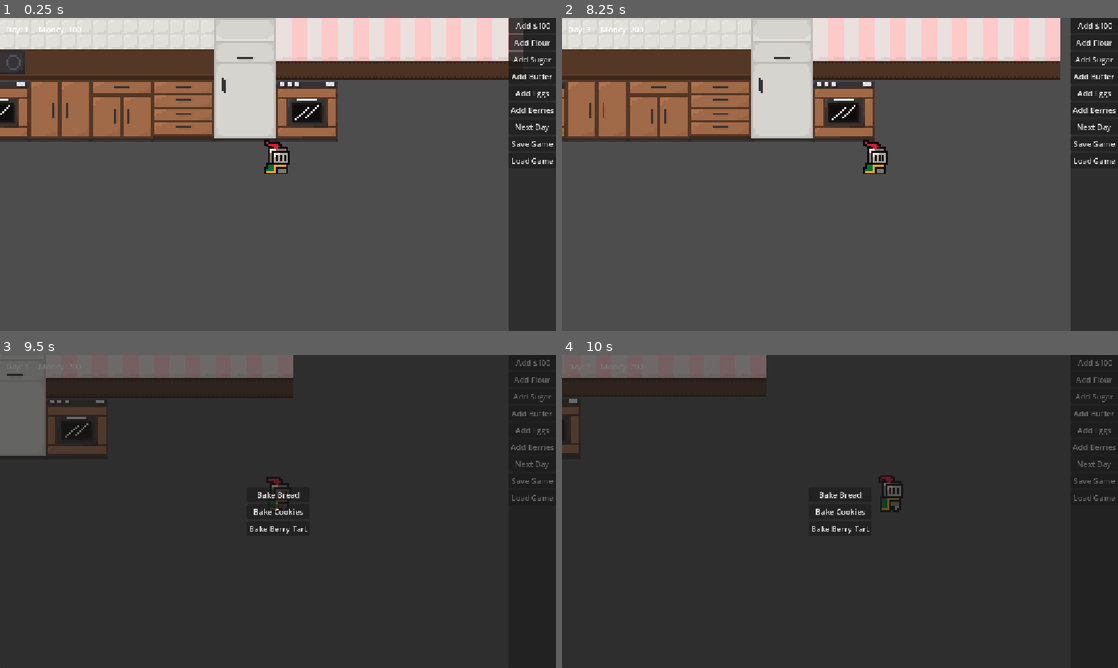
Above: before the commit, frames 1-4 (two rows, left to right).
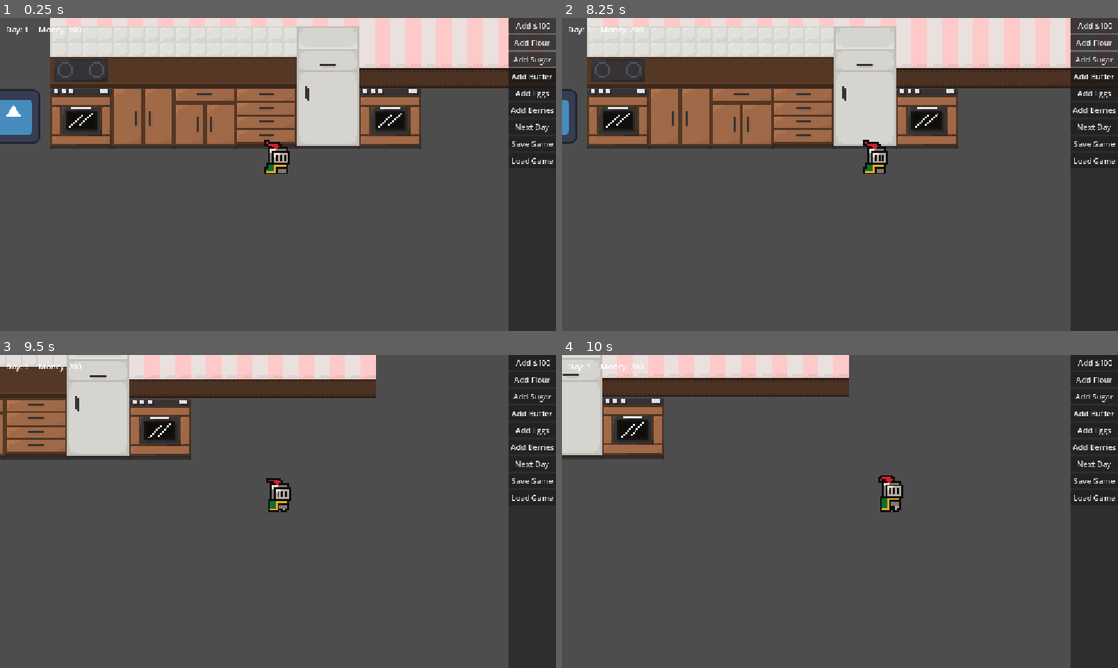
Above: after the commit, the same moments.

Repository: ZensykU2/bakery-game
Game: Godot game, scene res://scenes/bakery/Bakery.tscn
Two runs of this game, one before a commit and one after it. Both use one fixed random seed, a clock stepped at 60 frames per second and the inputs below. The engine's default icon, where the game draws it, is replaced by a stand-in: a white triangle on a blue panel in a dark square.
Inputs (mouse positions are in pixels of both pictures, inside the frame that each line leads up to):
- Up to frame 1 (0.25 s): no input
- Up to frame 2 (8.25 s): click "Next Day" at 0.5 s; click "Next Day" at 1.25 s; click "Add $100" at 2 s; click "Add Flour" at 2.75 s; click "Add Sugar" at 3.5 s; click "Add Butter" at 4.25 s; click "Add Eggs" at 5 s; click "Add Berries" at 5.75 s; click "Save Game" at 6.5 s; click "Load Game" at 7.25 s; move the mouse to (962, 158) at 8.02 s; hold Right (ui_right) from 8.03 s (still down); click (962, 158) at 8.17 s
- Up to frame 3 (9.5 s): tap E (ui_accept) at 8.27, 9.02 s; move the mouse to (166, 527) at 8.77 s; release Right (ui_right) at 8.78 s; hold Down (ui_down) from 8.78 s (still down); click (166, 527) at 8.92 s
- Up to frame 4 (10 s): move the mouse to (895, 442) at 9.52 s; release Down (ui_down) at 9.53 s; hold Right (ui_right) from 9.53 s (still down); click (895, 442) at 9.67 s

The runs differ from the first frame. In frame 1, 22% of the frame differs, in the area x 0-100%, y 0-42%; in frame 2, 21%; in frame 3, 90%; in frame 4, 90%, in the area x 0-100%, y 0-100%.

Commit message:
transition scenes

Diff:
--- a/project.godot
+++ b/project.godot
@@ -21,6 +21,7 @@
 SaveManager="*uid://bhqjwbao3xk1r"
 RecipeDB="*uid://cyc1bmrki1gyc"
 BakingManager="*uid://c77ecw1nfim6v"
+SceneManager="*uid://cfw08k5ocdf5k"
 
 [display]
 
--- a/scenes/bakery/Bakery.tscn
+++ b/scenes/bakery/Bakery.tscn
@@ -9,6 +9,7 @@
 [ext_resource type="PackedScene" uid="uid://cn4aeejgt1af3" path="res://scenes/ui/DebugPanel.tscn" id="3_dreco"]
 [ext_resource type="PackedScene" uid="uid://dhr7unit14bt2" path="res://scenes/bakery/Counter.tscn" id="4_oahqh"]
 [ext_resource type="PackedScene" uid="uid://b0ic780wnlm65" path="res://scenes/bakery/CounterUI.tscn" id="5_jl5p4"]
+[ext_resource type="PackedScene" uid="uid://bo1cspga42kym" path="res://scenes/bakery/ExitDoor.tscn" id="9_jl5p4"]
 
 [sub_resource type="TileSetAtlasSource" id="TileSetAtlasSource_oahqh"]
 texture = ExtResource("2_oahqh")
@@ -189,11 +190,17 @@
 [node name="OvenUI" parent="CanvasLayer" unique_id=709665024 instance=ExtResource("3_5gh0i")]
 
 [node name="SpawnPoints" type="Node2D" parent="." unique_id=1045075577]
-
-[node name="Doors" type="Node2D" parent="." unique_id=1821075531]
+position = Vector2(593, 292)
+
+[node name="BakerySpawn" type="Marker2D" parent="SpawnPoints" unique_id=608546524]
+
+[node name="ExitDoor" parent="." unique_id=341434944 instance=ExtResource("9_jl5p4")]
+position = Vector2(592, 268)
+target_scene = "uid://bi3fvn75kbo0l"
+target_spawn_name = "BedroomSpawn"
 
 [node name="Player" parent="." unique_id=2129430925 instance=ExtResource("2_npluw")]
-position = Vector2(609, 305)
+position = Vector2(566, 301)
 
 [node name="StaticBody2D" type="StaticBody2D" parent="." unique_id=1916088712]
 
--- a/scenes/bakery/ExitDoor.tscn
+++ b/scenes/bakery/ExitDoor.tscn
@@ -1,9 +1,15 @@
 [gd_scene format=3 uid="uid://bo1cspga42kym"]
 
+[ext_resource type="Script" uid="uid://d17iyu5hktiwh" path="res://scripts/world/door.gd" id="1_la3oj"]
+
+[sub_resource type="RectangleShape2D" id="RectangleShape2D_1b154"]
+size = Vector2(20, 46)
+
 [node name="ExitDoor" type="Node2D" unique_id=341434944]
-
-[node name="AnimatedSprite2D" type="AnimatedSprite2D" parent="." unique_id=1696509821]
+script = ExtResource("1_la3oj")
 
 [node name="Area2D" type="Area2D" parent="." unique_id=402762450]
 
 [node name="CollisionShape2D" type="CollisionShape2D" parent="Area2D" unique_id=746003119]
+position = Vector2(0, -13)
+shape = SubResource("RectangleShape2D_1b154")
--- a/scenes/world/Bedroom.tscn
+++ b/scenes/world/Bedroom.tscn
@@ -1,6 +1,82 @@
 [gd_scene format=3 uid="uid://bi3fvn75kbo0l"]
 
 [ext_resource type="Script" uid="uid://cl87iybfip2ss" path="res://scripts/bedroom.gd" id="1_13mbk"]
+[ext_resource type="Texture2D" uid="uid://cnnaw742mcd4e" path="res://art/sprites/bakery/KitchenSheet.png" id="2_pybic"]
+[ext_resource type="PackedScene" uid="uid://bo1cspga42kym" path="res://scenes/bakery/ExitDoor.tscn" id="2_rk2qs"]
+[ext_resource type="PackedScene" uid="uid://cr72npcn6rks4" path="res://scenes/player/Player.tscn" id="3_1b154"]
 
-[node name="Node2D" type="Node2D" unique_id=247730497]
+[sub_resource type="TileSetAtlasSource" id="TileSetAtlasSource_5366c"]
+texture = ExtResource("2_pybic")
+texture_region_size = Vector2i(32, 32)
+0:0/0 = 0
+1:0/0 = 0
+2:0/0 = 0
+3:0/0 = 0
+4:0/0 = 0
+5:0/0 = 0
+6:0/0 = 0
+7:0/0 = 0
+0:1/0 = 0
+1:1/0 = 0
+2:1/0 = 0
+3:1/0 = 0
+4:1/0 = 0
+5:1/0 = 0
+6:1/0 = 0
+7:1/0 = 0
+0:2/0 = 0
+1:2/0 = 0
+2:2/0 = 0
+3:2/0 = 0
+4:2/0 = 0
+5:2/0 = 0
+6:2/0 = 0
+7:2/0 = 0
+0:3/0 = 0
+1:3/0 = 0
+2:3/0 = 0
+3:3/0 = 0
+4:3/0 = 0
+5:3/0 = 0
+6:3/0 = 0
+7:3/0 = 0
+0:4/0 = 0
+1:4/0 = 0
+2:4/0 = 0
+3:4/0 = 0
+4:4/0 = 0
+5:4/0 = 0
+6:4/0 = 0
+7:4/0 = 0
+0:5/0 = 0
+1:5/0 = 0
+2:5/0 = 0
+3:5/0 = 0
+4:5/0 = 0
+5:5/0 = 0
+6:5/0 = 0
+7:5/0 = 0
+
+[sub_resource type="TileSet" id="TileSet_1pkl4"]
+tile_size = Vector2i(32, 32)
+sources/0 = SubResource("TileSetAtlasSource_5366c")
+
+[node name="Bedroom" type="Node2D" unique_id=247730497]
 script = ExtResource("1_13mbk")
+
+[node name="TileMapLayer" type="TileMapLayer" parent="." unique_id=1707704659]
+tile_map_data = PackedByteArray(0, 0, 1, 0, 0, 0, 0, 0, 0, 0, 2, 0, 0, 0, 1, 0, 255, 255, 0, 0, 1, 0, 2, 0, 0, 0)
+tile_set = SubResource("TileSet_1pkl4")
+
+[node name="SpawnPoints" type="Node2D" parent="." unique_id=1373270296]
+position = Vector2(48, 23)
+
+[node name="BedroomSpawn" type="Marker2D" parent="SpawnPoints" unique_id=664924597]
+position = Vector2(0, 17)
+
+[node name="ExitDoor" parent="." unique_id=341434944 instance=ExtResource("2_rk2qs")]
+position = Vector2(48, 16)
+target_scene = "uid://bhyk4sxjngs0a"
+target_spawn_name = "BakerySpawn"
+
+[node name="Player" parent="." unique_id=669378819 instance=ExtResource("3_1b154")]
--- /dev/null
+++ b/scripts/autoload/SceneManager.gd
@@ -0,0 +1,53 @@
+extends Node
+
+var fade_rect: ColorRect
+var is_transitioning: bool = false
+var _next_spawn_point_name: String = "DefaultSpawn"
+
+func _ready() -> void:
+	var canvas_layer := CanvasLayer.new()
+	canvas_layer.layer = 100
+	add_child(canvas_layer)
+
+	fade_rect = ColorRect.new()
+	fade_rect.color = Color(0, 0, 0, 0)
+	fade_rect.set_anchors_preset(Control.PRESET_FULL_RECT)
+	fade_rect.mouse_filter = Control.MOUSE_FILTER_IGNORE
+	canvas_layer.add_child(fade_rect)
+
+func transition_to(target_scene_path: String, spawn_point_name: String) -> void:
+	if is_transitioning:
+		return
+	is_transitioning = true
+	_next_spawn_point_name = spawn_point_name
+
+	var tween = create_tween()
+	tween.tween_property(fade_rect, "color", Color(0, 0, 0, 1), 0.4)
+	await tween.finished
+
+	get_tree().change_scene_to_file(target_scene_path)
+
+	while get_tree().current_scene == null:
+		await get_tree().process_frame
+
+	_position_player()
+
+	var tween_in = create_tween()
+	tween_in.tween_property(fade_rect, "color", Color(0, 0, 0, 0), 0.4)
+	await tween_in.finished
+
+	is_transitioning = false
+
+func _position_player() -> void:
+	var root = get_tree().current_scene
+	var player = root.find_child("Player", true, false)
+	var spawn_points = root.find_child("SpawnPoints", true, false)
+
+	if player and spawn_points:
+		var spawn_marker = spawn_points.find_child(_next_spawn_point_name, true, false)
+
+		if spawn_marker:
+			player.global_position = spawn_marker.global_position
+			print("Sppawned player at: ", _next_spawn_point_name)
+		else:
+			push_warning("Spawn point '%s' not found, player position unchanged." % _next_spawn_point_name)
--- a/scripts/world/door.gd
+++ b/scripts/world/door.gd
@@ -1,11 +1,13 @@
-extends Node
+extends Node2D
 
+@export_file("*.tscn") var target_scene: String
 
-# Called when the node enters the scene tree for the first time.
+@export var target_spawn_name: String = "DefaultSpawn"
+
 func _ready() -> void:
-	pass # Replace with function body.
+	$Area2D.body_entered.connect(_on_body_entered)
 
-
-# Called every frame. 'delta' is the elapsed time since the previous frame.
-func _process(delta: float) -> void:
-	pass
+func _on_body_entered(body: Node2D) -> void:
+	if body.name == "Player":
+		if target_scene != "":
+			SceneManager.transition_to(target_scene, target_spawn_name)
Not shown, added: scripts/autoload/SceneManager.gd.uid
